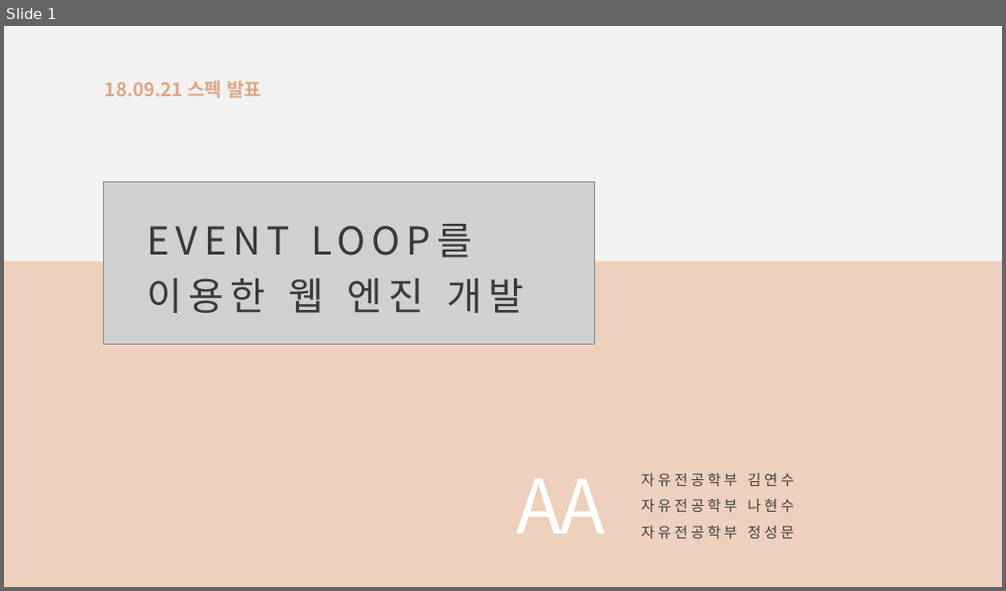
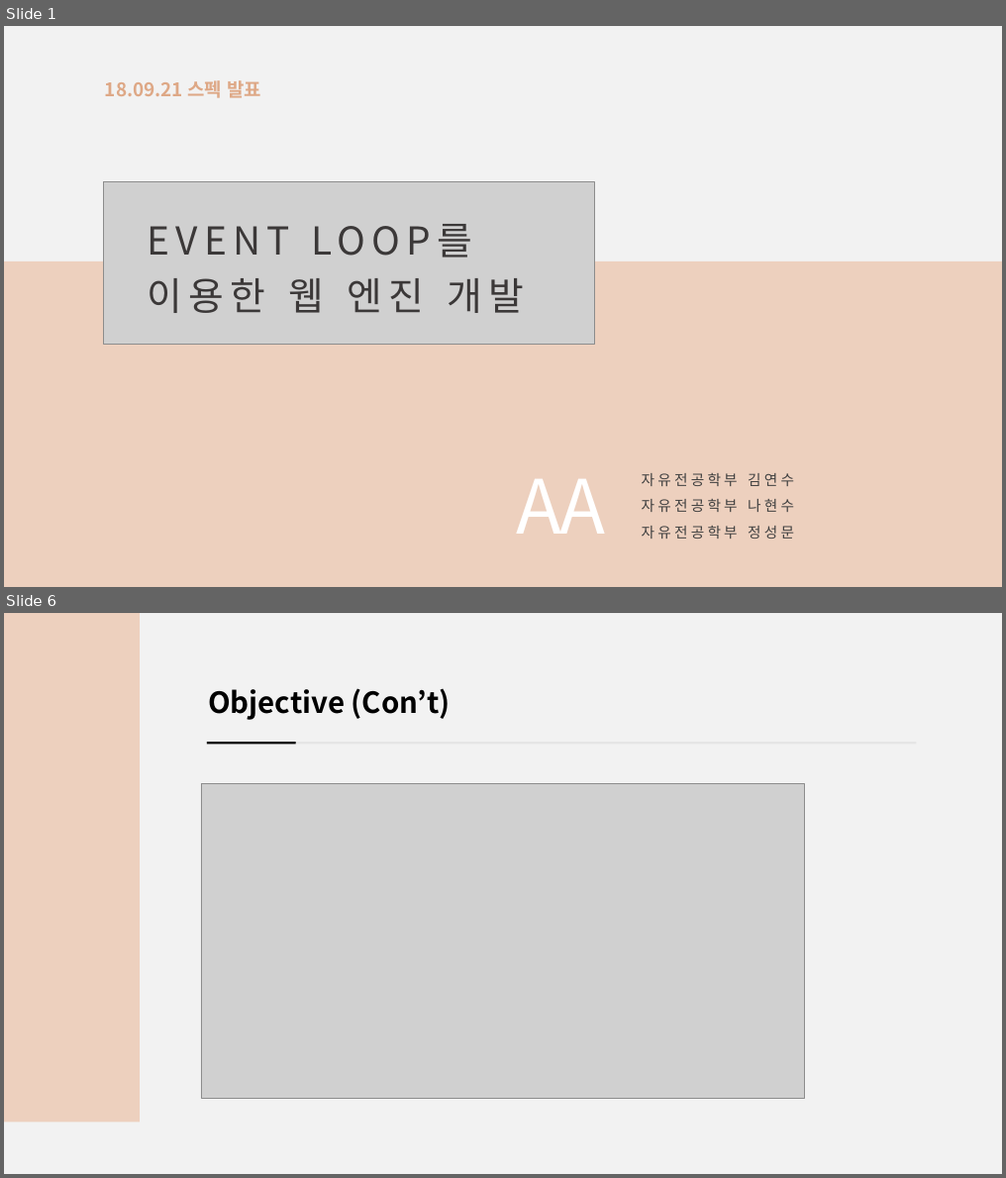
Before and after one commit to tjdans1114/PITT, a slide deck: Documents/창의적통합설계0921발표.pptx. Shown one above the other, each under a label of ours: slide 1 before the commit, slides 1 and 6 after it; the slides between them are not shown. The pictures are 1006x591 and 1006x1178 pixels, drawn with LibreOffice and Linux fonts; fonts in the diff are those of the drawing; grey boxes stand for pictures. Boxes give left, top, right and bottom in pixels: in the first picture for what was removed or moved away, otherwise in the second. Text is boxed around its words. In the diff, an @@ line names an element or a change of style, - is before the commit and + after.

```diff
--- a/Documents/창의적통합설계0921발표.pptx
+++ b/Documents/창의적통합설계0921발표.pptx
@@ slide 6 added at (4, 613, 1002, 1174), background #F2F2F2 @@
@@ rectangle added at (4, 613, 140, 1122), fill #EDD0BE @@
@@ text added at (208, 688, 450, 720), 28 pt, text #000000, bold @@
+Objective (Con’t)
@@ line added from (206, 744) to (917, 744), #E5E5E5 2 pt @@
@@ line added from (207, 744) to (296, 744), #000000 2 pt @@
@@ picture added at (201, 783, 804, 1099) @@
```
Also in this commit, not shown: 11 slides changed, 2 other slides added, 6 other files.
